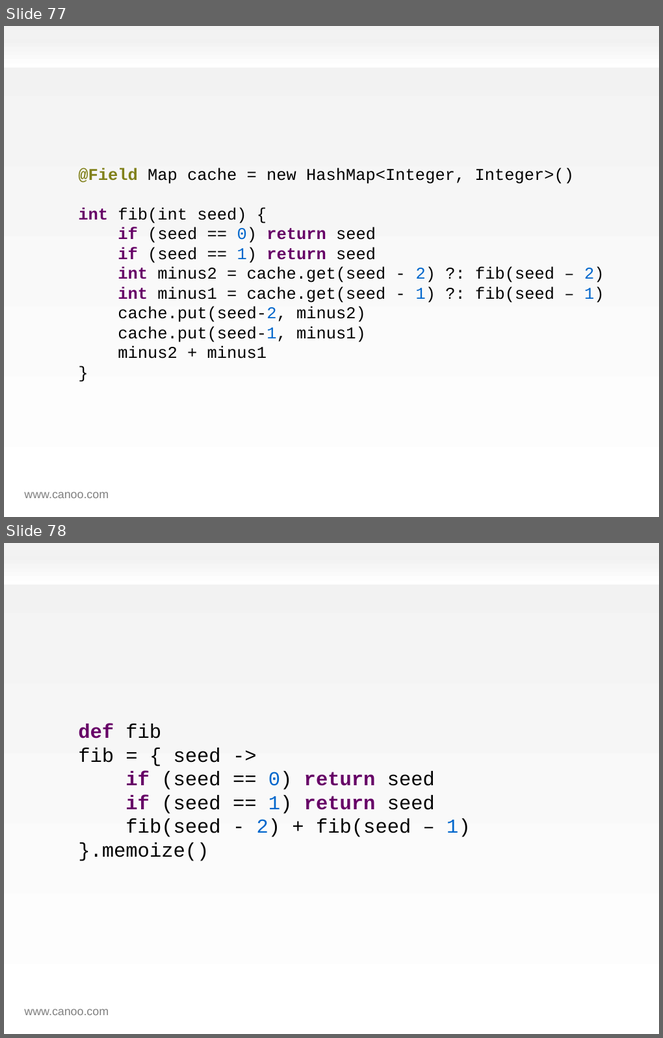
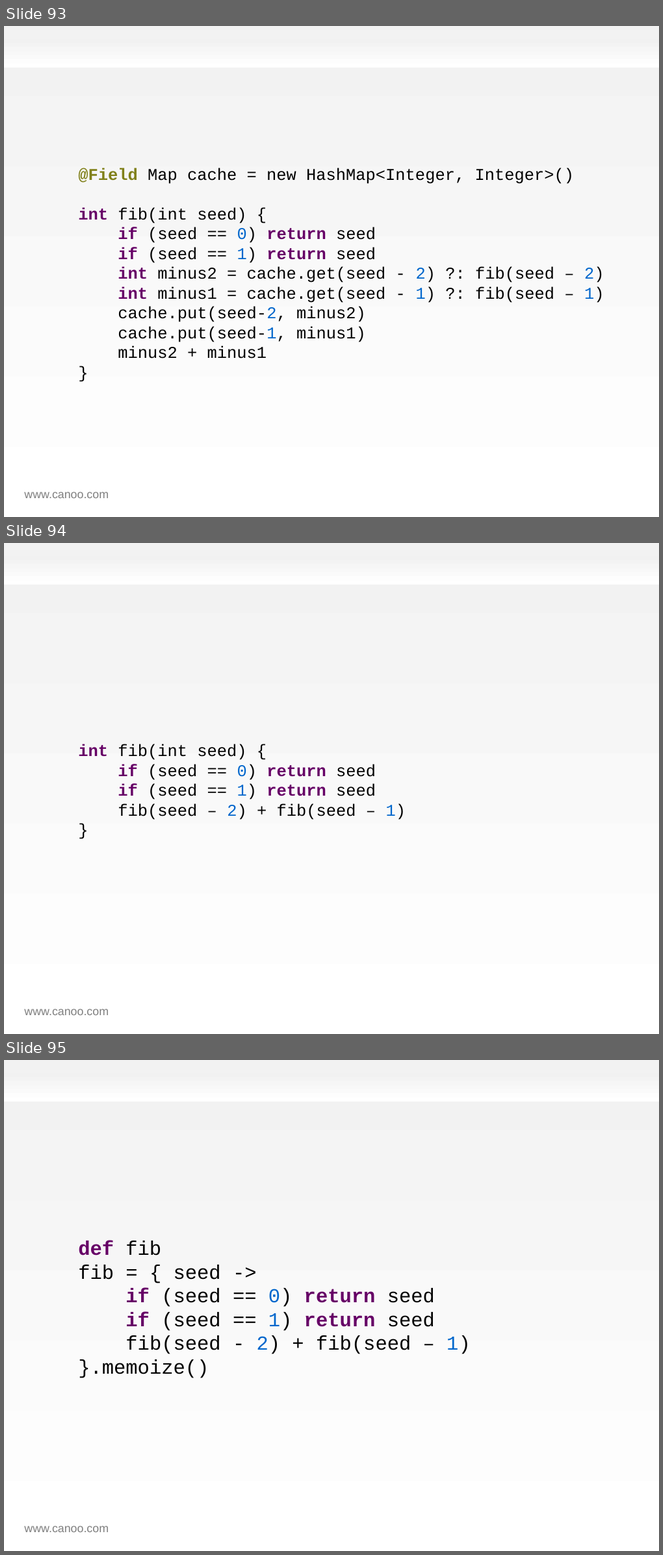
Before and after one commit to HamletDRC/presentations, a slide deck: effectivegroovy/effectivegroovy.odp. Shown one above the other, each under a label of ours: slides 77 and 78 before the commit, slides 93, 94 and 95 after it. The pictures are 663x1038 and 663x1555 pixels, drawn with LibreOffice and Linux fonts; fonts in the diff are those of the drawing; background and template pictures are left out. Boxes give left, top, right and bottom in pixels: in the first picture for what was removed or moved away, otherwise in the second. Text is boxed around its words. In the diff, an @@ line names an element or a change of style, - is before the commit and + after.

```diff
--- a/effectivegroovy/effectivegroovy.odp
+++ b/effectivegroovy/effectivegroovy.odp
@@ slide 94 added at box(4, 543, 659, 1034), background gradient #F2F2F2 to #FFFFFF; not listed: 2 template elements that a slide beside it also shows @@
@@ text added at box(78, 745, 406, 820), 20 pt, text #000000 @@
+int fib(int seed) {
+if (seed == 0) return seed
+if (seed == 1) return seed
+fib(seed – 2) + fib(seed – 1)
+}
@@ what was slide 77 is now slide 93 @@
@@ what was slide 78 is now slide 95 @@
```
Also in this commit, not shown: 2 slides changed, 16 other slides added, 14 other files.
